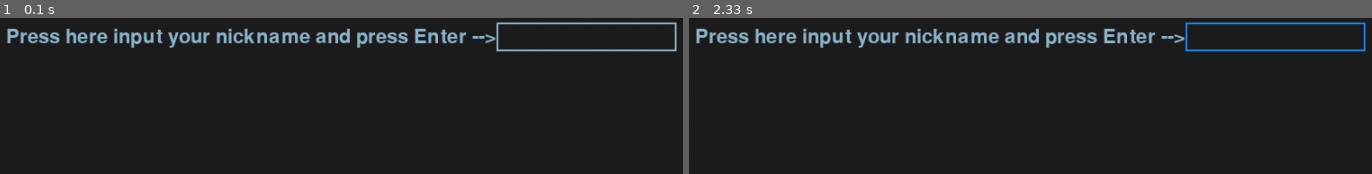
Above: before the commit, frames 1-2 (left to right).
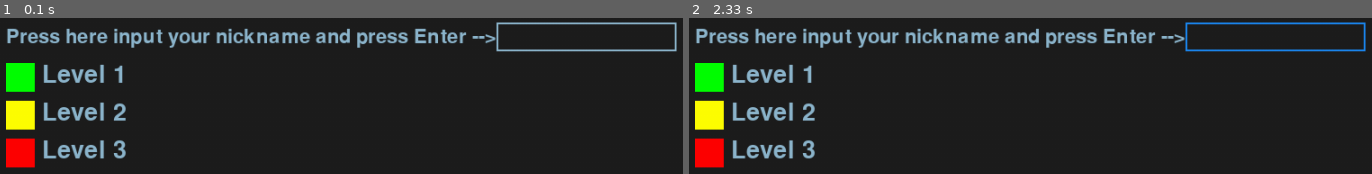
Above: after the commit, the same moments.

Repository: Igortopchik229/pygame-project
Game: pygame game, started from main.py
Two runs of this game, one before a commit and one after it. Both use one fixed random seed, a clock stepped at 60 frames per second and the inputs below.
Inputs (mouse positions are in pixels of both pictures, inside the frame that each line leads up to):
- Up to frame 1 (0.1 s): no input
- Up to frame 2 (2.33 s): click (709, 114) at 0.38 s; click (709, 77) at 1.82 s; click (1276, 36) at 2.15 s

The runs differ from the first frame. In frame 1, 4.4% of the frame differs, in the area x 0-19%, y 28-97%; in frame 2, 4.4%.

Commit message:
start_menu_without_best_score

Diff:
--- a/main.py
+++ b/main.py
@@ -1,57 +1,101 @@
 import pygame as pg
+import sys
+import os
+
+
+class Player:
+    def __init__(self, hp, v):
+        self.hp = hp
+        self.v = v
+
+
+class Bullet:
+    def __init__(self, v):
+        self.v = v
+
+
+class Meteor:
+    def __init__(self, hp):
+        self.hp = hp
 
 
 def main():
     screen = pg.display.set_mode((1000, 480))
     font_input = pg.font.Font(None, 32)
     input_box = pg.Rect(555, 5, 140, 32)
+    level_1_text = pg.font.Font(None, 40)
+    level_2_text = pg.font.Font(None, 40)
+    level_3_text = pg.font.Font(None, 40)
+    level_1_box = pg.Rect(10, 50, 32, 32)
+    level_2_box = pg.Rect(10, 92, 32, 32)
+    level_3_box = pg.Rect(10, 134, 32, 32)
     clock = pg.time.Clock()
     color_inactive = pg.Color('lightskyblue3')
+
     color_active = pg.Color('dodgerblue2')
     manual = pg.font.Font(None, 32)
     text_manual = 'Press here input your nickname and press Enter -->'
     color = color_inactive
     active = False
     text = ''
-    done = False
-
-    while not done:
+    nick = 'NoName'
+    running = False
+    while not running:
         for event in pg.event.get():
             if event.type == pg.QUIT:
-                done = True
+                running = True
             if event.type == pg.MOUSEBUTTONDOWN:
-                # If the user clicked on the input_box rect.
                 if input_box.collidepoint(event.pos):
-                    # Toggle the active variable.
                     active = not active
                 else:
                     active = False
-                # Change the current color of the input box.
                 color = color_active if active else color_inactive
+                if level_1_box.collidepoint(event.pos):
+                    start_game(1)
+                if level_2_box.collidepoint(event.pos):
+                    start_game(2)
+                if level_3_box.collidepoint(event.pos):
+                    start_game(3)
             if event.type == pg.KEYDOWN:
                 if active:
                     if event.key == pg.K_RETURN:
-                        print(text)
+                        if text:
+                            nick = text
                         text = ''
                     elif event.key == pg.K_BACKSPACE:
                         text = text[:-1]
                     else:
                         if len(text) < 34:
                             text += event.unicode
-
         screen.fill((30, 30, 30))
-        # Render the current text.
         txt_surface = font_input.render(text, True, color)
         manual_r = manual.render(text_manual, True, color_inactive)
-        # Resize the box if the text is too long.
+        lvl1 = level_1_text.render('Level 1', True, color_inactive)
+        lvl2 = level_2_text.render('Level 2', True, color_inactive)
+        lvl3 = level_3_text.render('Level 3', True, color_inactive)
         width = max(200, txt_surface.get_width()+10)
         input_box.w = width
         screen.blit(txt_surface, (input_box.x+5, input_box.y+5))
         screen.blit(manual_r, (10, 10))
+        screen.blit(lvl1, (50, 50))
+        screen.blit(lvl2, (50, 92))
+        screen.blit(lvl3, (50, 134))
         pg.draw.rect(screen, color, input_box, 2)
-
+        pg.draw.rect(screen, pg.Color('green'), level_1_box)
+        pg.draw.rect(screen, pg.Color('yellow'), level_2_box)
+        pg.draw.rect(screen, pg.Color('red'), level_3_box)
         pg.display.flip()
         clock.tick(30)
+
+
+def start_game(lvl):
+    if lvl == 1:
+        pass
+    elif lvl == 2:
+        pass
+    else:
+        pass
+    print(lvl)
 
 
 if __name__ == '__main__':
Not shown, added: scores
